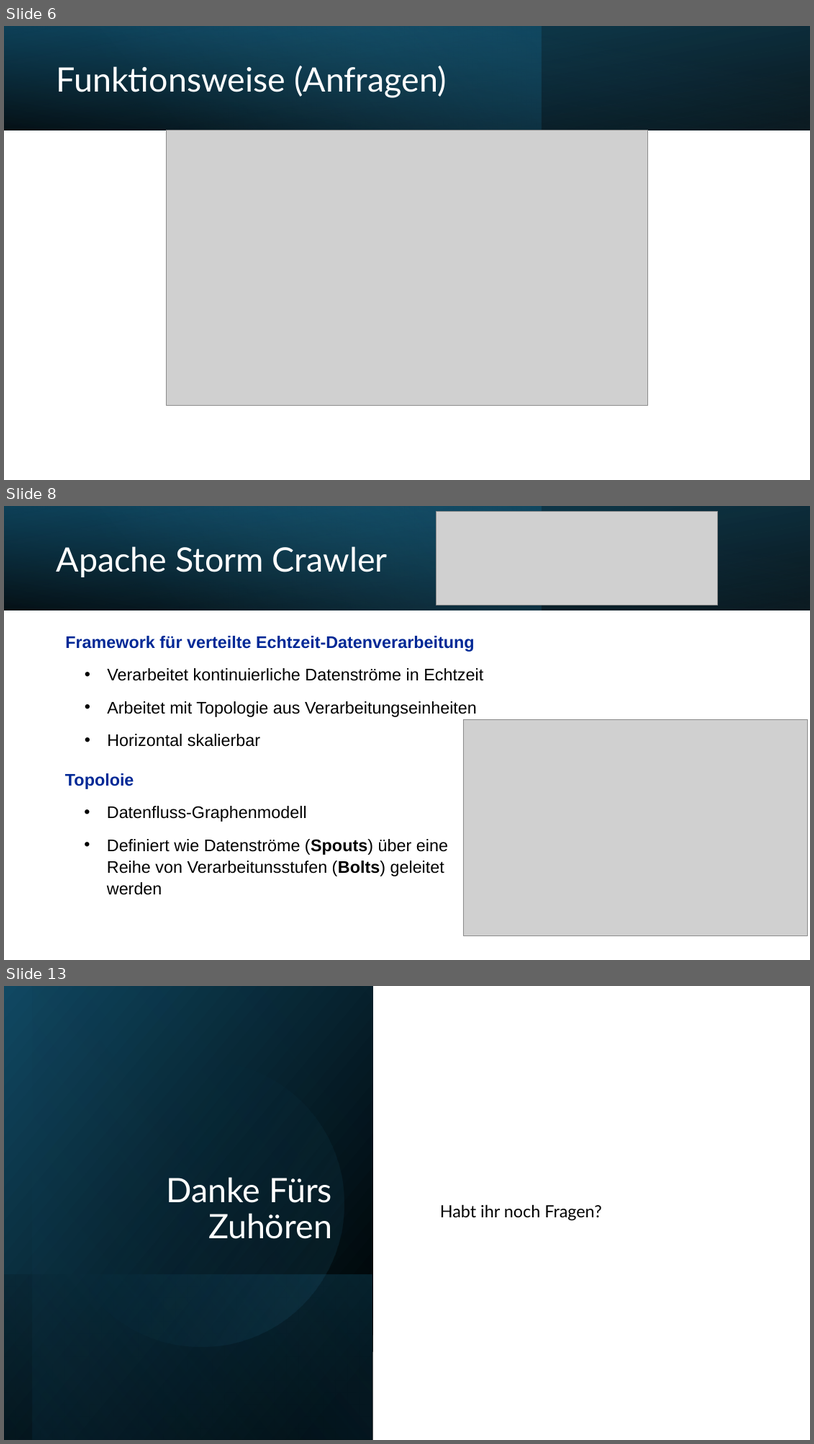
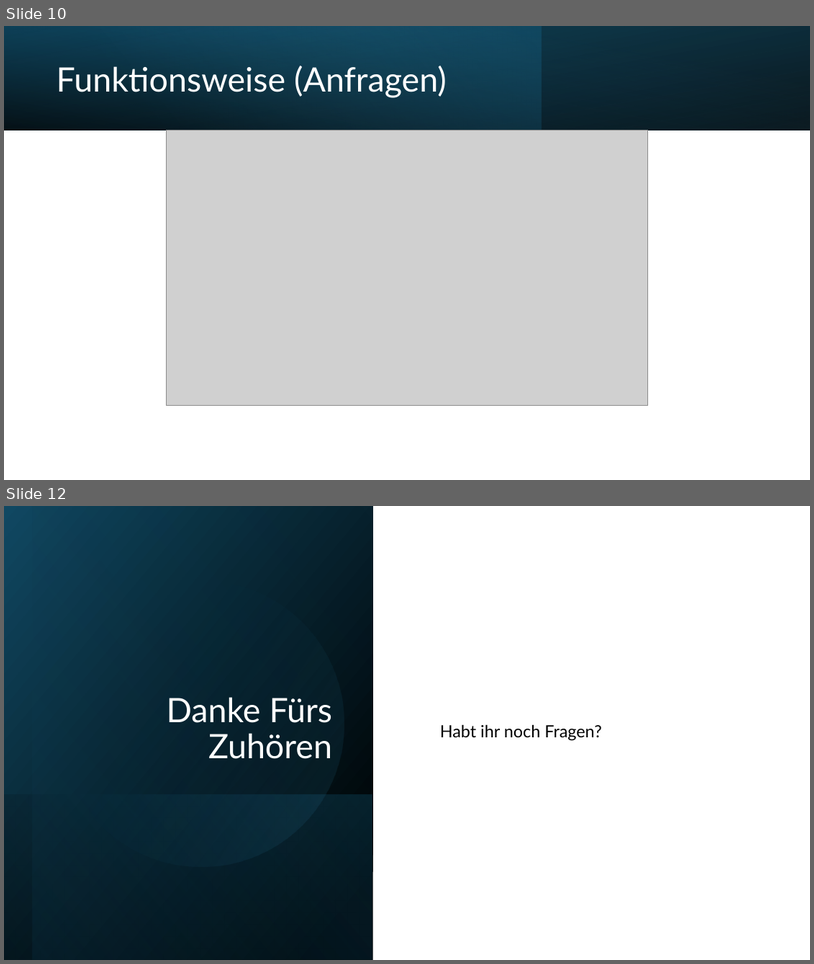
Before and after one commit to lroskn/praesi, a slide deck: Endergebnis.pptx. Shown one above the other, each under a label of ours: slides 6, 8 and 13 before the commit, slides 10 and 12 after it; the slides between them are not shown. The pictures are 814x1444 and 814x964 pixels, drawn with LibreOffice and Linux fonts; fonts in the diff are those of the drawing; grey boxes stand for pictures. Boxes give left, top, right and bottom in pixels: in the first picture for what was removed or moved away, otherwise in the second. Text is boxed around its words. In the diff, an @@ line names an element or a change of style, - is before the commit and + after.

```diff
--- a/Endergebnis.pptx
+++ b/Endergebnis.pptx
@@ slide 8 removed at (4, 506, 810, 960), background #FFFFFF @@
@@ rectangle removed at (4, 506, 810, 610) @@
@@ rectangle removed at (4, 506, 542, 610) @@
@@ rectangle removed at (4, 506, 810, 610) @@
@@ picture removed at (437, 512, 718, 605) @@
@@ title removed at (57, 546, 388, 577) @@
-Apache Storm Crawler
@@ text removed at (65, 636, 484, 746) @@
-    Framework für verteilte Echtzeit-Datenverarbeitung
-      • Verarbeitet kontinuierliche Datenströme in Echtzeit
-      • Arbeitet mit Topologie aus Verarbeitungseinheiten
-      • Horizontal skalierbar
@@ picture removed at (464, 719, 808, 935) @@
@@ text removed at (65, 773, 448, 895) @@
-Topoloie
-      • Datenfluss-Graphenmodell
-      • Definiert wie Datenströme (Spouts) über eine Reihe von Verarbeitunsstufen (Bolts) geleitet werden
@@ what was slide 6 is now slide 10 @@
@@ what was slide 13 is now slide 12 @@
```
Also in this commit, not shown: 1 slide changed, 4 slides added, 4 other slides removed, 2 other files.
